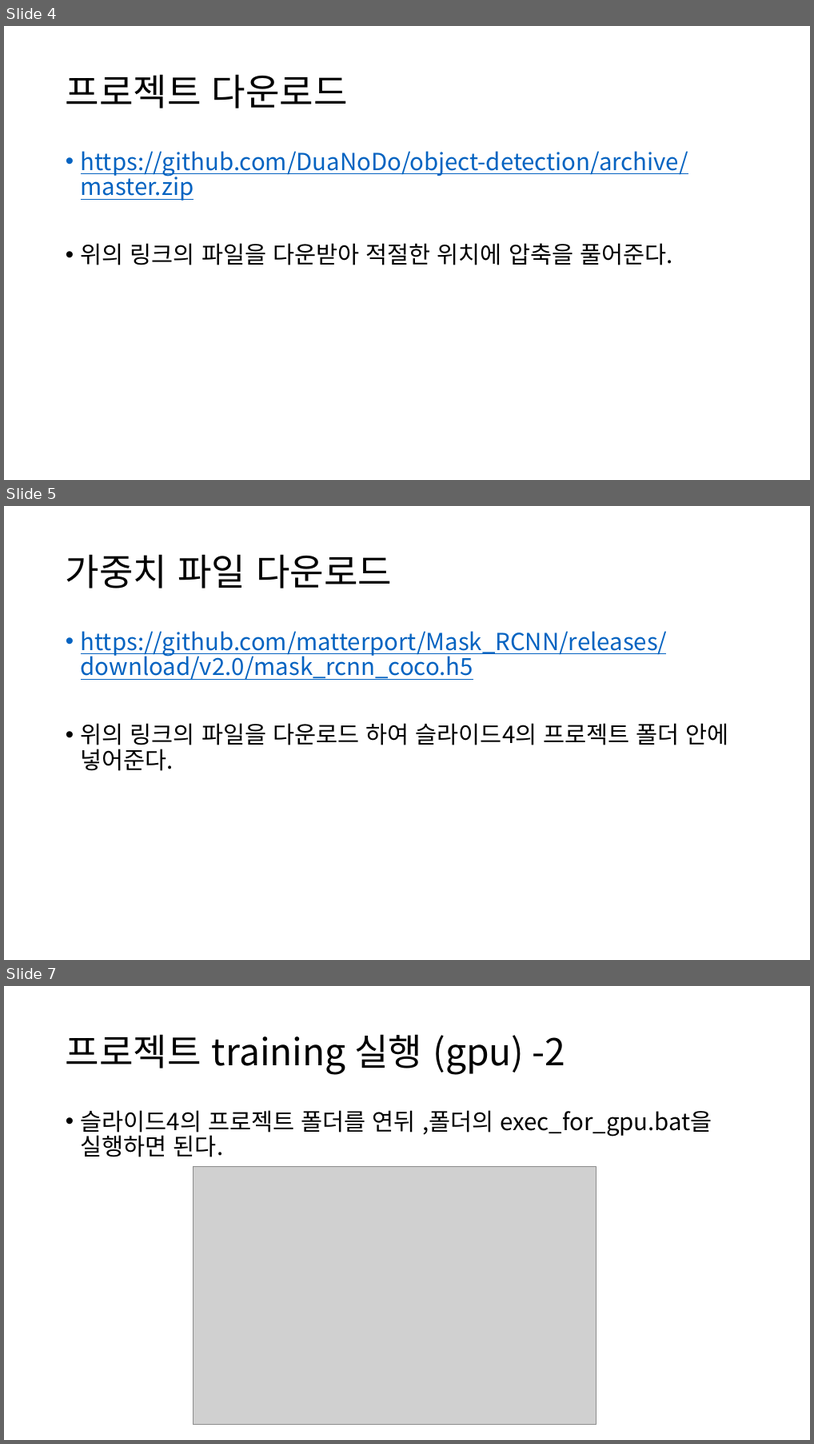
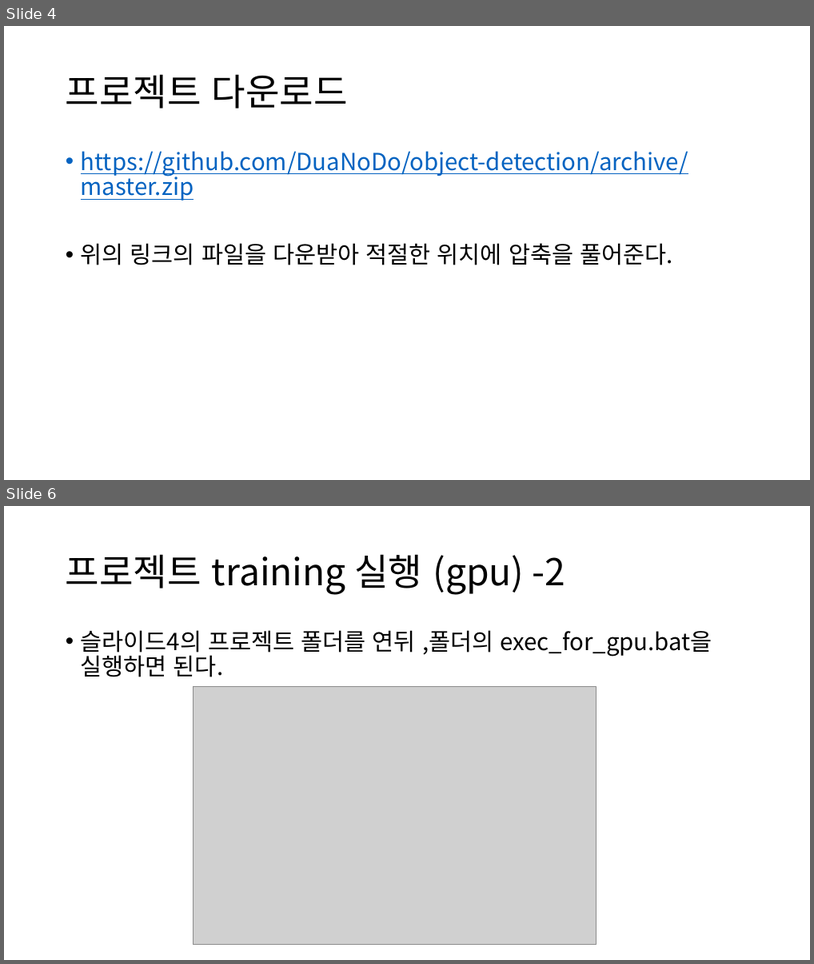
Before and after one commit to DuaNoDo/object-detection, a slide deck: 객체탐지.pptx. Shown one above the other, each under a label of ours: slides 4, 5 and 7 before the commit, slides 4 and 6 after it; the slides between them are not shown. The pictures are 814x1444 and 814x964 pixels, drawn with LibreOffice and Linux fonts; fonts in the diff are those of the drawing; grey boxes stand for pictures. Boxes give left, top, right and bottom in pixels: in the first picture for what was removed or moved away, otherwise in the second. Text is boxed around its words. In the diff, an @@ line names an element or a change of style, - is before the commit and + after.

```diff
--- a/객체탐지.pptx
+++ b/객체탐지.pptx
@@ slide 5 removed at (x1=4, y1=506, x2=810, y2=960), background #FFFFFF @@
@@ title removed at (x1=66, y1=554, x2=392, y2=588) @@
-가중치 파일 다운로드
@@ text removed at (x1=81, y1=631, x2=730, y2=771) @@
-• https://github.com/matterport/Mask_RCNN/releases/download/v2.0/mask_rcnn_coco.h5
-• 위의 링크의 파일을 다운로드 하여 슬라이드4의 프로젝트 폴더 안에 넣어준다.
@@ what was slide 7 is now slide 6 @@
```
Also in this commit, not shown: 1 slide changed, 2 other files.
